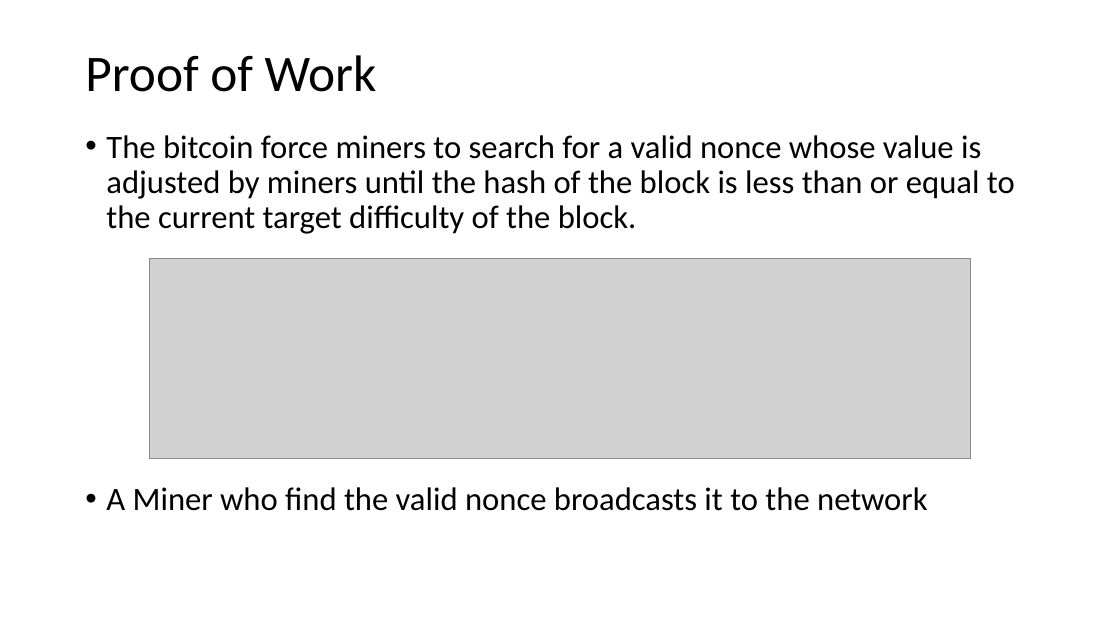
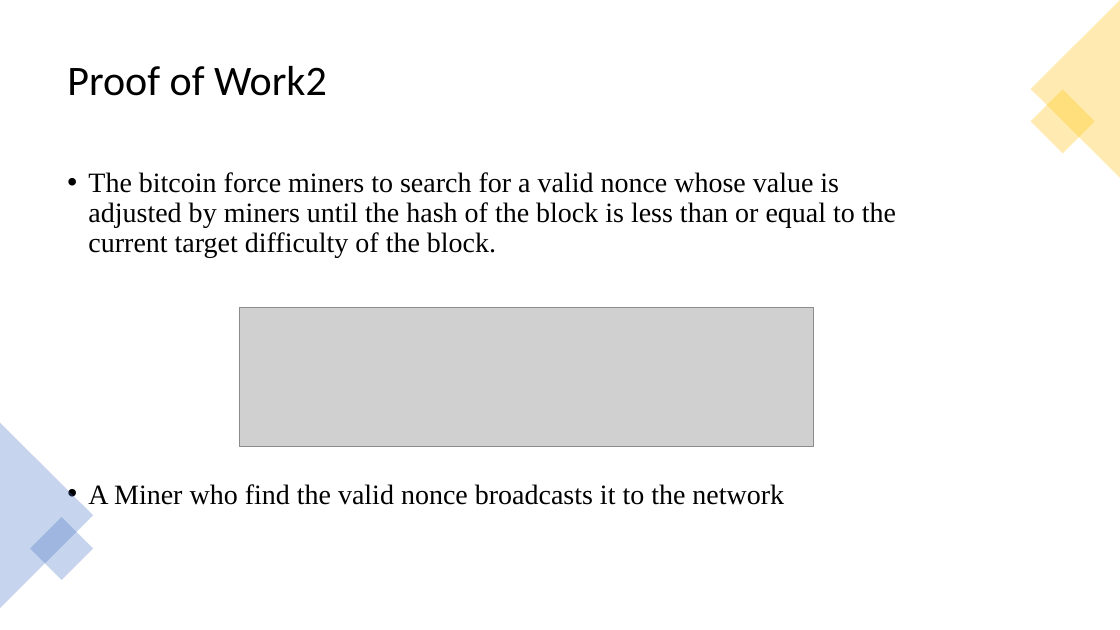
Before and after one commit to hikasenworkspace/stock_study, a slide deck: slide 22 of blockchain/bitcoin.pptx (slide 19 before the commit). Drawn at 1120x630 pixels with LibreOffice and Linux fonts; fonts in the diff are those of the drawing; grey boxes stand for pictures. Boxes give left, top, right and bottom in pixels: in the first picture for what was removed or moved away, otherwise in the second. Text is boxed around its words. In the diff, an @@ line names an element or a change of style, - is before the commit and + after.

```diff
--- a/blockchain/bitcoin.pptx
+++ b/blockchain/bitcoin.pptx
@@ triangle added at bbox=[1031, 0, 1120, 178], fill #FFC000 at 30% opacity @@
@@ title at bbox=[67, 66, 327, 96]: text changed; size 44 to 36 pt @@
-Proof of Work
+Proof of Work2
@@ rectangle added at bbox=[1031, 90, 1095, 154], fill #FFC000 at 30% opacity @@
@@ text "The bitcoin force miners to ...": place and size @@
-text "The bitcoin force miners to ..." at bbox=[106, 135, 1015, 511]
+text "The bitcoin force miners to ..." at bbox=[88, 172, 896, 505]
@@ text "The bitcoin force miners to ..." at bbox=[88, 172, 896, 505]: size 28 to 24 pt, font Calibri to Times New Roman @@
@@ picture: place and size @@
-picture at bbox=[150, 259, 970, 459]
+picture at bbox=[239, 308, 814, 447]
@@ triangle added at bbox=[0, 423, 93, 608], fill #4472C4 at 30% opacity @@
@@ rectangle added at bbox=[30, 517, 93, 580], fill #4472C4 at 30% opacity @@
```
Also in this commit, not shown: 9 other slides changed, 3 slides added.
